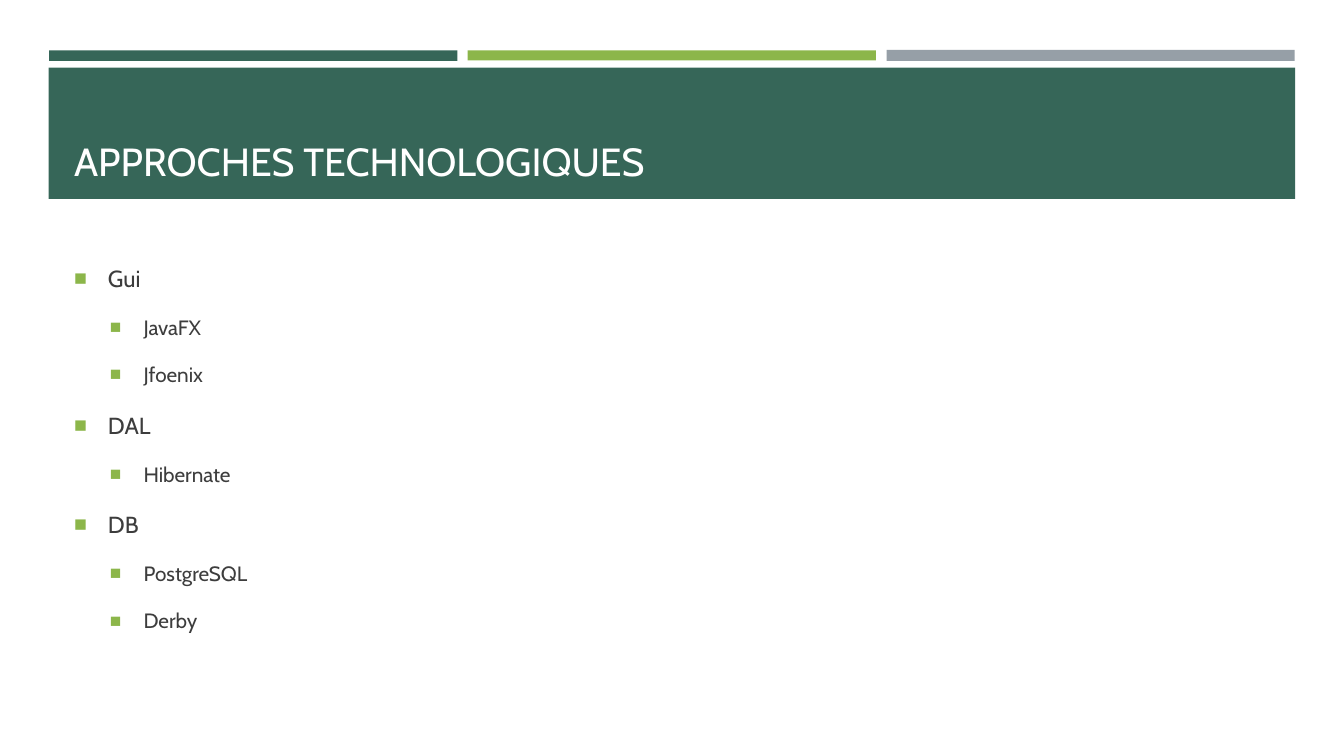
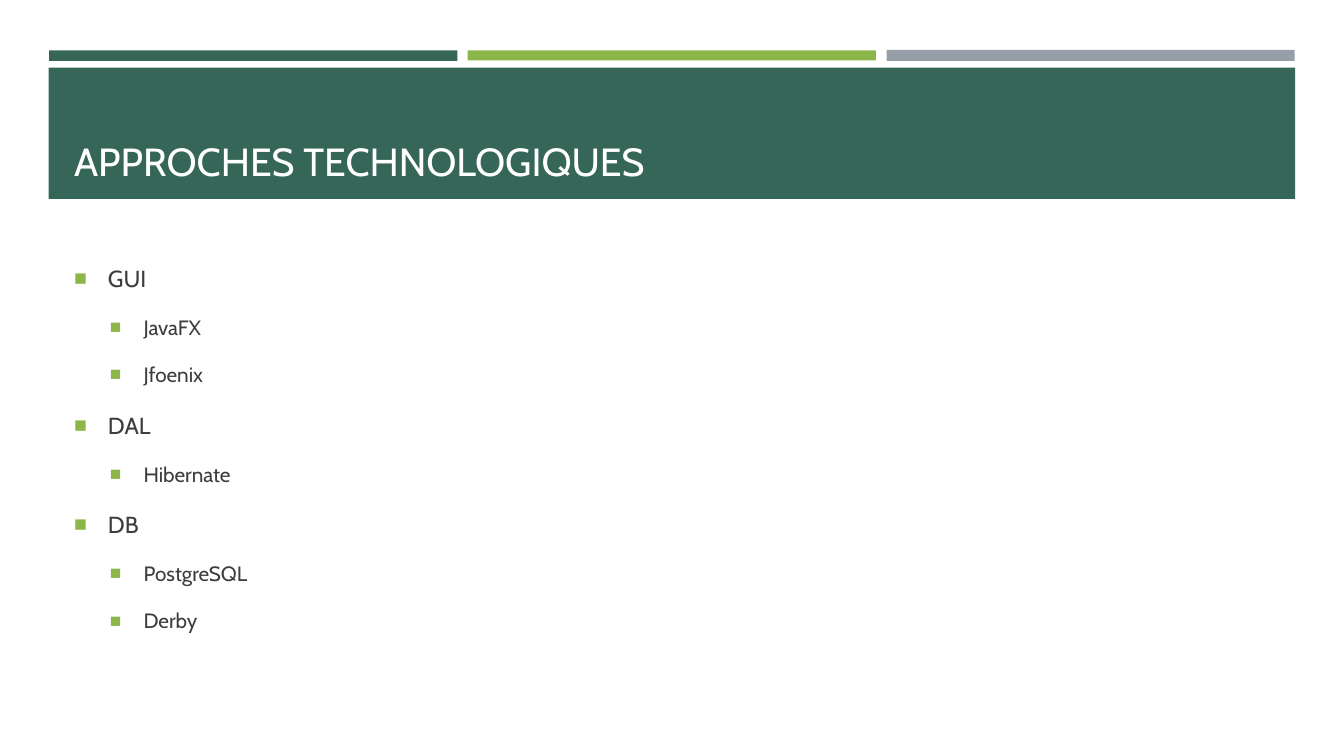
Before and after one commit to Angorance/HEIGVD_MoneyThoring, a slide deck: slide 4 of MoneyThoring.pptx. Drawn at 1344x756 pixels with LibreOffice and Linux fonts; fonts in the diff are those of the drawing. Boxes give left, top, right and bottom in pixels: in the first picture for what was removed or moved away, otherwise in the second. Text is boxed around its words. In the diff, an @@ line names an element or a change of style, - is before the commit and + after.

```diff
--- a/MoneyThoring.pptx
+++ b/MoneyThoring.pptx
@@ text at <box>108,270,146,288</box>: text changed @@
-■ Gui
+■ GUI
```
Also in this commit, not shown: 1 other slide changed.
